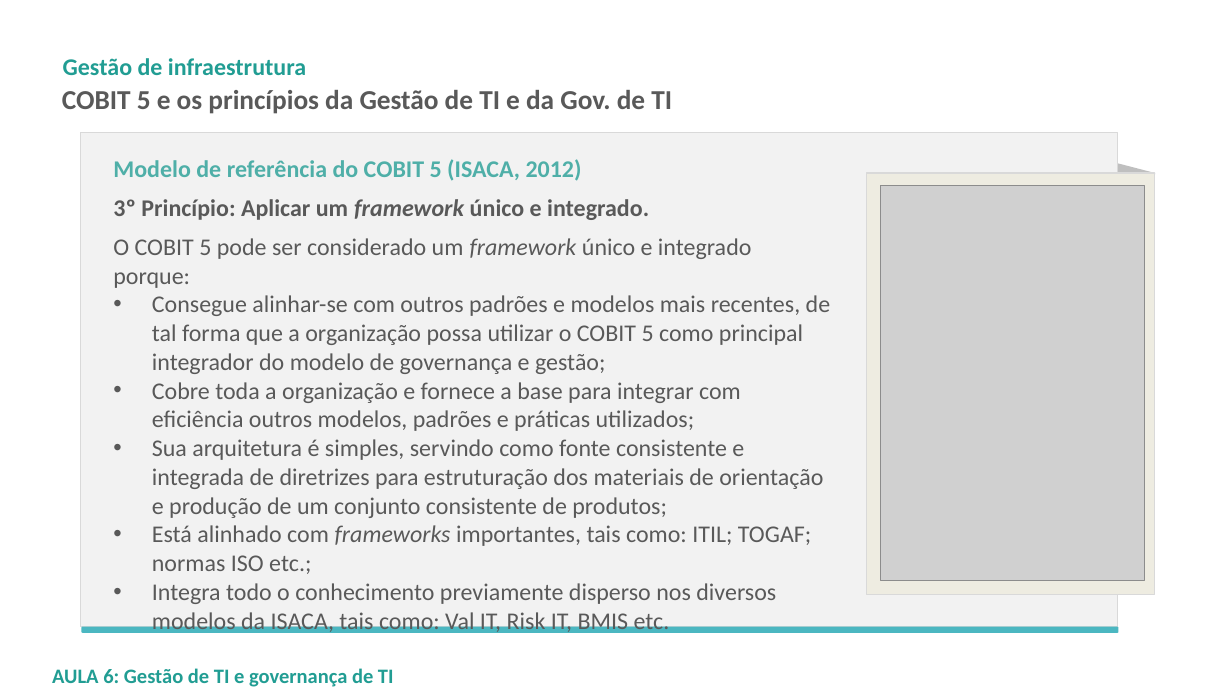
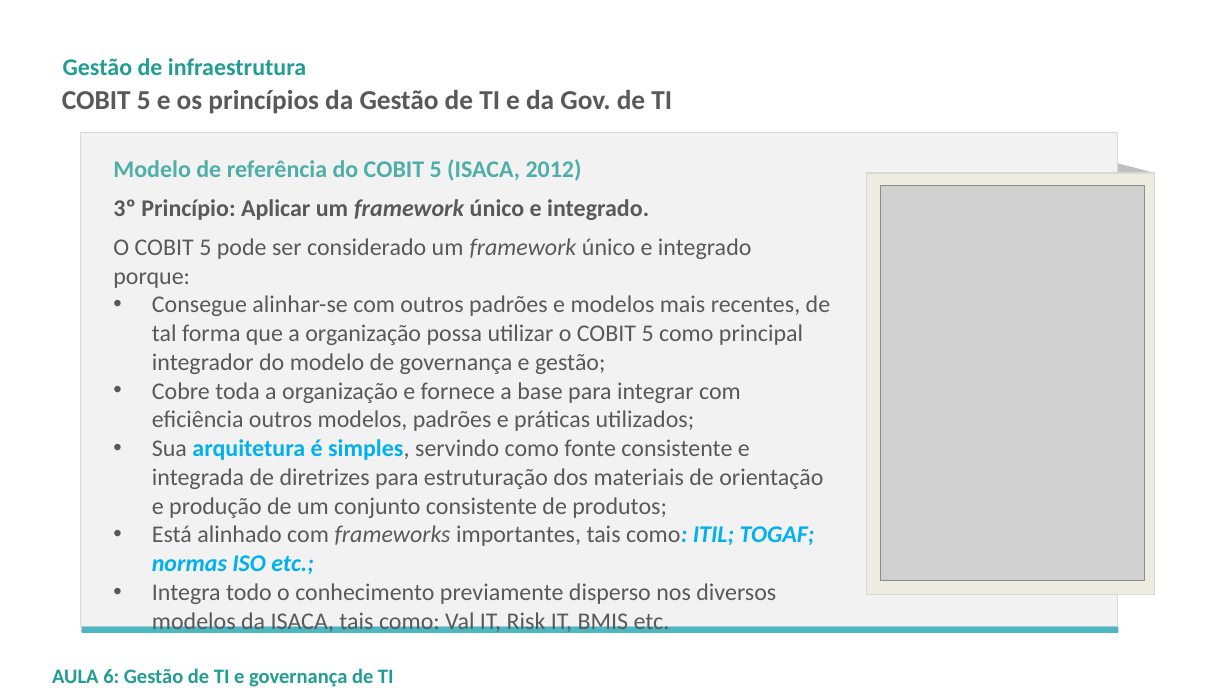
Before and after one commit to LeoCaronezi/CURSOS, a slide deck: slide 43 of GESTAO DE INFRAESTRUTURA - CCT0347/SLIDES/GI_ALB_20019_1_Aula06.pptx. Drawn at 1232x693 pixels with LibreOffice and Linux fonts; fonts in the diff are those of the drawing; grey boxes stand for pictures; background and template pictures are left out. Boxes give left, top, right and bottom in pixels: in the first picture for what was removed or moved away, otherwise in the second. Text is boxed around its words. In the diff, an @@ line names an element or a change of style, - is before the commit and + after.

```diff
--- a/GESTAO DE INFRAESTRUTURA - CCT0347/SLIDES/GI_ALB_20019_1_Aula06.pptx
+++ b/GESTAO DE INFRAESTRUTURA - CCT0347/SLIDES/GI_ALB_20019_1_Aula06.pptx
@@ text at bbox=[152, 439, 823, 574]: text colour #595959 to #00B0F0, bold on in "arquitetura é simples,", "como: ITIL; TOGAF; normas ISO etc.;"; italic on in "como: ITIL; TOGAF; normas ISO etc.;" @@
```
Also in this commit, not shown: 10 other slides changed, 2 other files.
